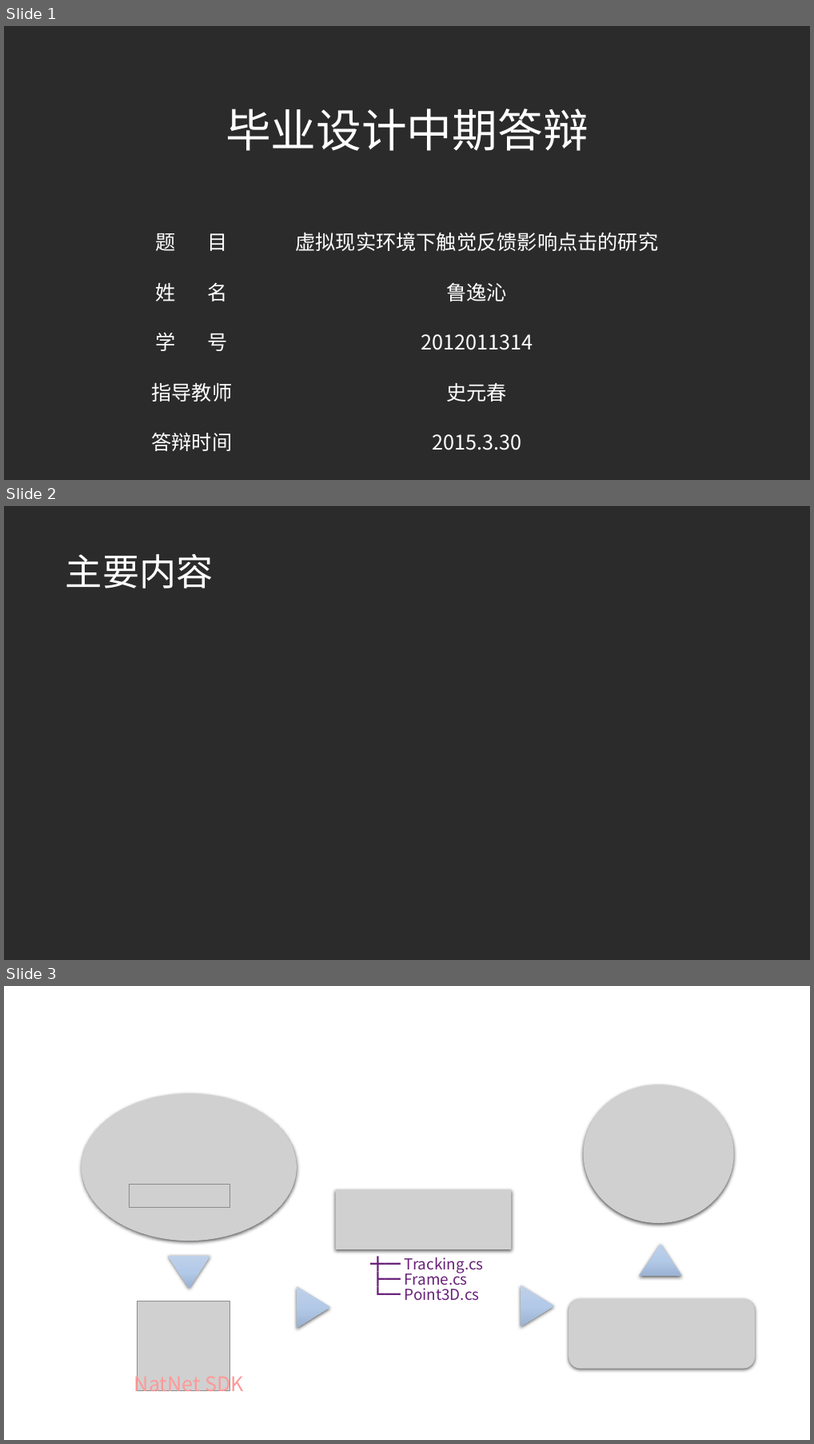
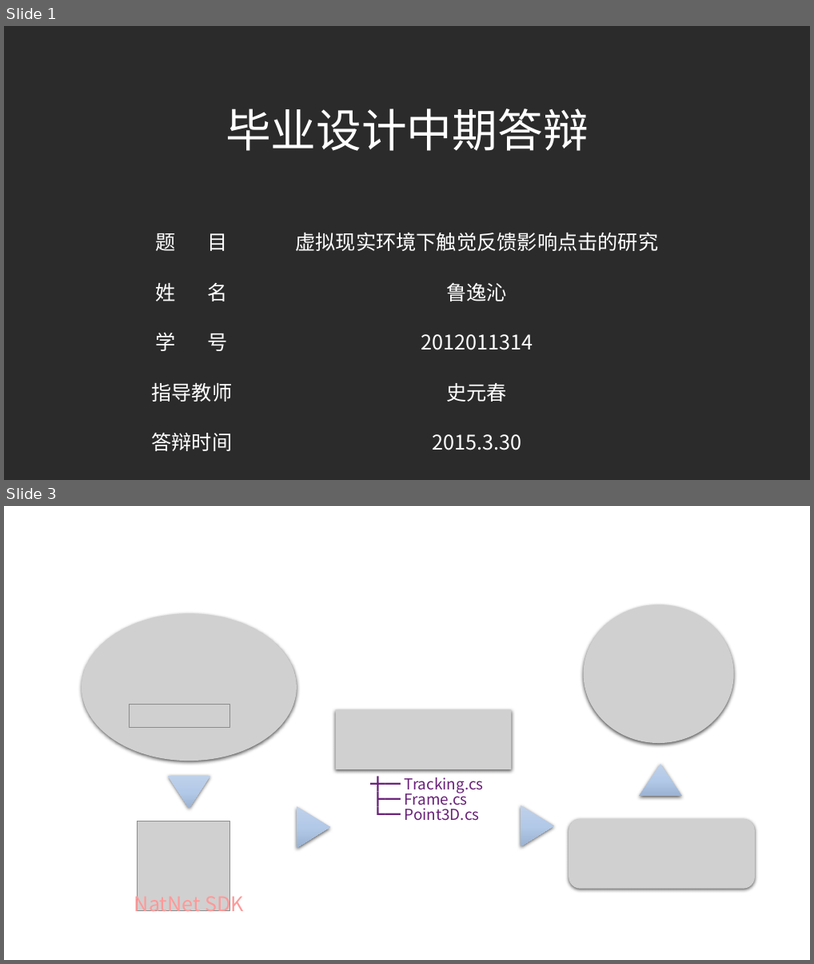
Before and after one commit to daaqing452/Haptic-Feedback-Surface-Interaction, a slide deck: 毕业设计中期答辩-鲁逸沁.pptx. Shown one above the other, each under a label of ours: slides 1, 2 and 3 before the commit, slides 1 and 3 after it; the slides between them are not shown. The pictures are 814x1444 and 814x964 pixels, drawn with LibreOffice and Linux fonts; fonts in the diff are those of the drawing; grey boxes stand for pictures; background and template pictures are left out; a plain dark background stands for a picture behind light text. Boxes give left, top, right and bottom in pixels: in the first picture for what was removed or moved away, otherwise in the second. Text is boxed around its words. In the diff, an @@ line names an element or a change of style, - is before the commit and + after.

```diff
--- a/毕业设计中期答辩-鲁逸沁.pptx
+++ b/毕业设计中期答辩-鲁逸沁.pptx
@@ slide 2 removed at (x1=4, y1=506, x2=810, y2=960), background picture (left out) @@
@@ title removed at (x1=66, y1=554, x2=214, y2=588) @@
-主要内容
```
Also in this commit, not shown: 1 slide added.
